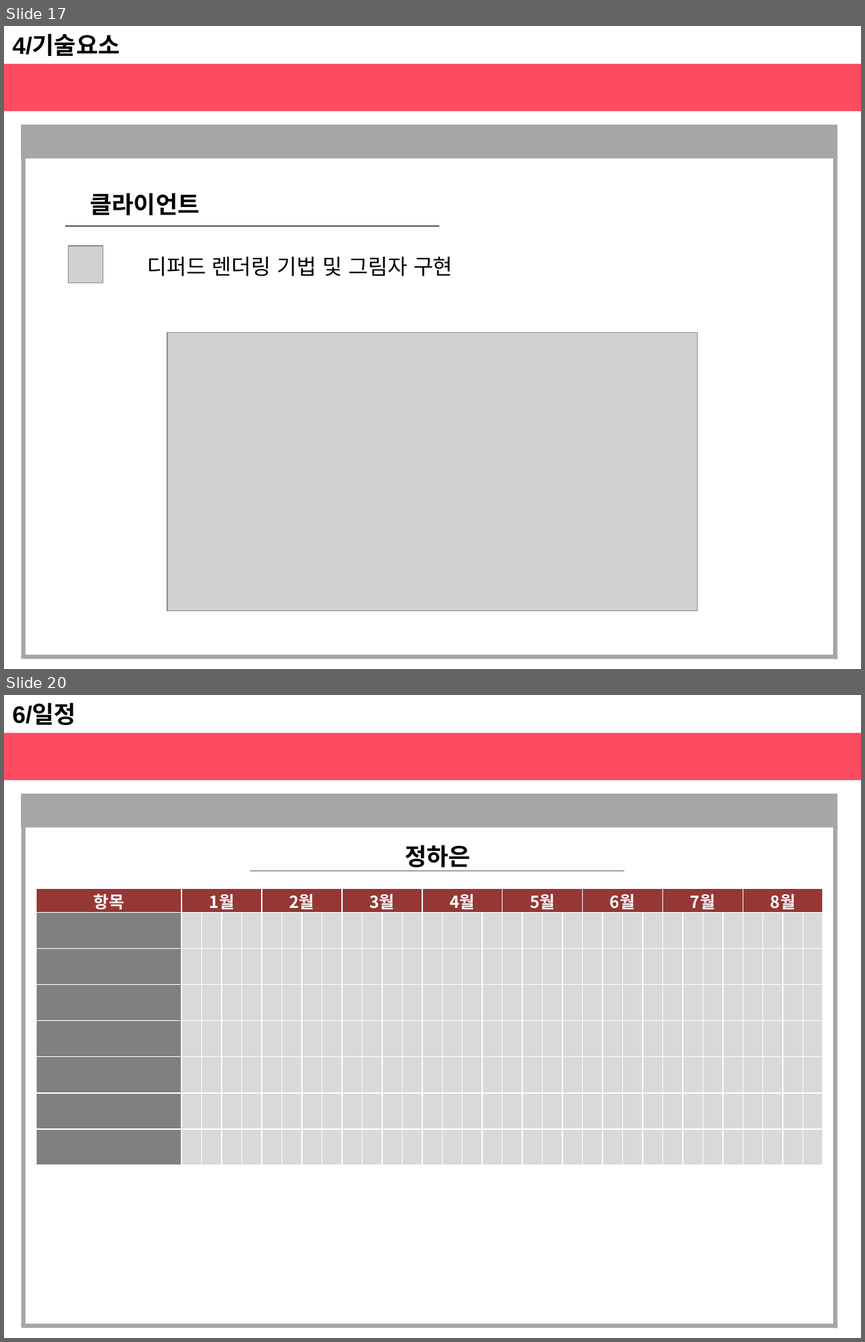
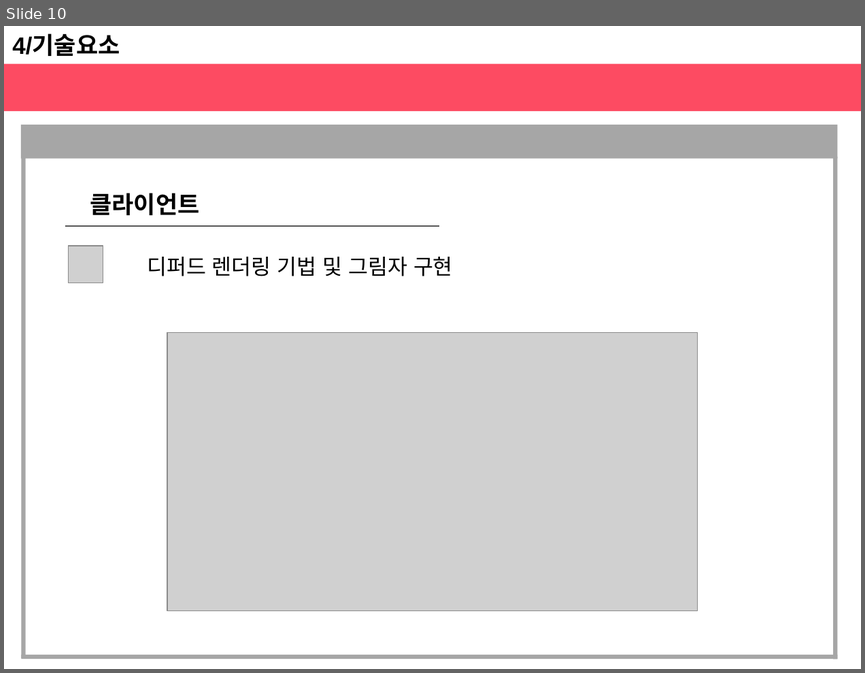
Before and after one commit to haeunjung/Team_Project, a slide deck: 기획문서/게임 제안서.pptx. Shown one above the other, each under a label of ours: slides 17 and 20 before the commit, slide 10 after it; the slides between them are not shown. The pictures are 865x1342 and 865x673 pixels, drawn with LibreOffice and Linux fonts; fonts in the diff are those of the drawing; grey boxes stand for pictures. Boxes give left, top, right and bottom in pixels: in the first picture for what was removed or moved away, otherwise in the second. Text is boxed around its words. In the diff, an @@ line names an element or a change of style, - is before the commit and + after.

```diff
--- a/기획문서/게임 제안서.pptx
+++ b/기획문서/게임 제안서.pptx
@@ slide 20 removed at box(4, 695, 861, 1338), background #FFFFFF @@
@@ text removed at box(12, 704, 76, 725) @@
-6/일정
@@ rectangle removed at box(4, 732, 861, 780) @@
@@ rectangle removed at box(21, 794, 838, 827) @@
@@ rectangle removed at box(21, 824, 26, 1327) @@
@@ rectangle removed at box(832, 826, 837, 1327) @@
@@ text removed at box(405, 845, 470, 871) @@
-정하은
@@ line removed from (250, 870) to (624, 870) @@
@@ table removed at box(37, 888, 813, 1164), 8 rows, 33 columns @@
-항목 | 1월 |  |  |  | 2월 |  |  |  | 3월 |  |  |  | 4월 |  |  |  | 5월 |  |  |  | 6월 |  |  |  | 7월 |  |  |  | 8월 |  |  | 
- |  |  |  |  |  |  |  |  |  |  |  |  |  |  |  |  |  |  |  |  |  |  |  |  |  |  |  |  |  |  |  | 
- |  |  |  |  |  |  |  |  |  |  |  |  |  |  |  |  |  |  |  |  |  |  |  |  |  |  |  |  |  |  |  | 
- |  |  |  |  |  |  |  |  |  |  |  |  |  |  |  |  |  |  |  |  |  |  |  |  |  |  |  |  |  |  |  | 
- |  |  |  |  |  |  |  |  |  |  |  |  |  |  |  |  |  |  |  |  |  |  |  |  |  |  |  |  |  |  |  | 
- |  |  |  |  |  |  |  |  |  |  |  |  |  |  |  |  |  |  |  |  |  |  |  |  |  |  |  |  |  |  |  | 
- |  |  |  |  |  |  |  |  |  |  |  |  |  |  |  |  |  |  |  |  |  |  |  |  |  |  |  |  |  |  |  | 
- |  |  |  |  |  |  |  |  |  |  |  |  |  |  |  |  |  |  |  |  |  |  |  |  |  |  |  |  |  |  |  | 
@@ rectangle removed at box(21, 1323, 837, 1327) @@
@@ what was slide 17 is now slide 10 @@
```
Also in this commit, not shown: 6 slides changed, 4 slides added, 1 other slide removed.
